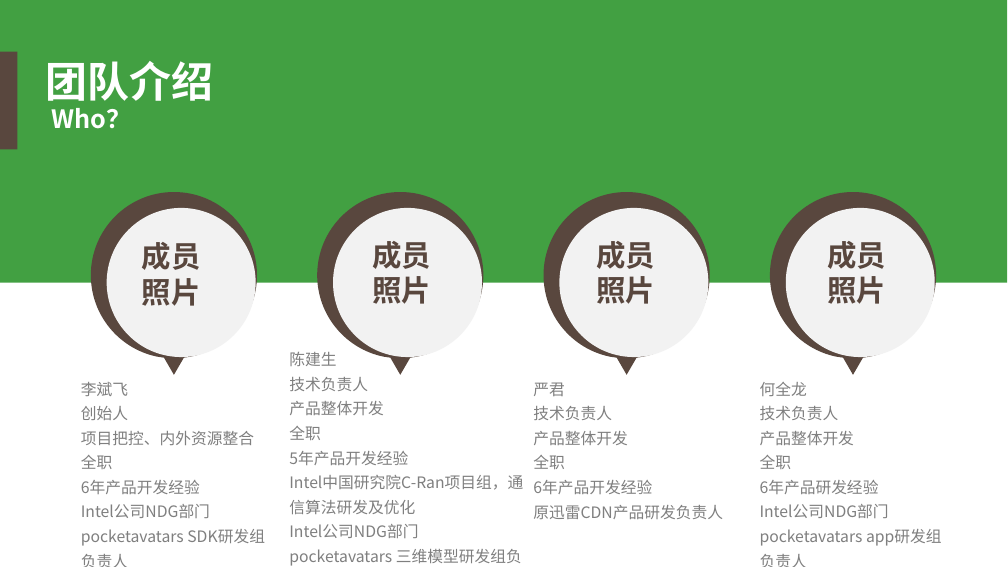
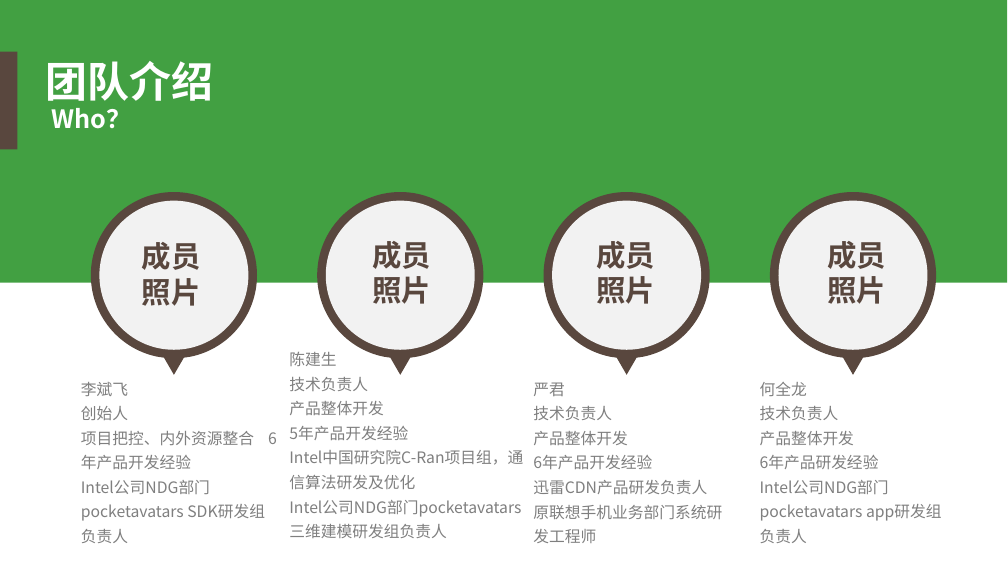
Before and after one commit to chenhening/wifiworld, a slide deck: slide 4 of doc/anynet_bp.ppt. Drawn at 1008x567 pixels with LibreOffice and Linux fonts; fonts in the diff are those of the drawing; background and template pictures are left out. Boxes give left, top, right and bottom in pixels: in the first picture for what was removed or moved away, otherwise in the second. Text is boxed around its words. In the diff, an @@ line names an element or a change of style, - is before the commit and + after.

```diff
--- a/doc/anynet_bp.ppt
+++ b/doc/anynet_bp.ppt
@@ outline redrawn in 4 elements at (778,200,927,349), (552,200,700,349), (326,200,475,349), (99,200,248,349) @@
@@ text at (81,431,254,445): text changed @@
-项目把控、内外资源整合 全职
-6年产品开发经验
+项目把控、内外资源整合 6年产品开发经验
@@ text at (289,426,320,440): paragraph removed @@
-全职
@@ text at (533,455,564,469): paragraph removed @@
-全职
@@ text at (760,455,791,469): paragraph removed @@
-全职
@@ text at (289,500,521,538): text changed @@
-Intel公司NDG部门
-pocketavatars 三维模型研发组负责人
+Intel公司NDG部门pocketavatars 三维建模研发组负责人
@@ text at (533,480,722,543): text changed @@
-原迅雷CDN产品研发负责人
+迅雷CDN产品研发负责人
+原联想手机业务部门系统研发工程师
```
Also in this commit, not shown: 8 other slides changed, 4 other files.
